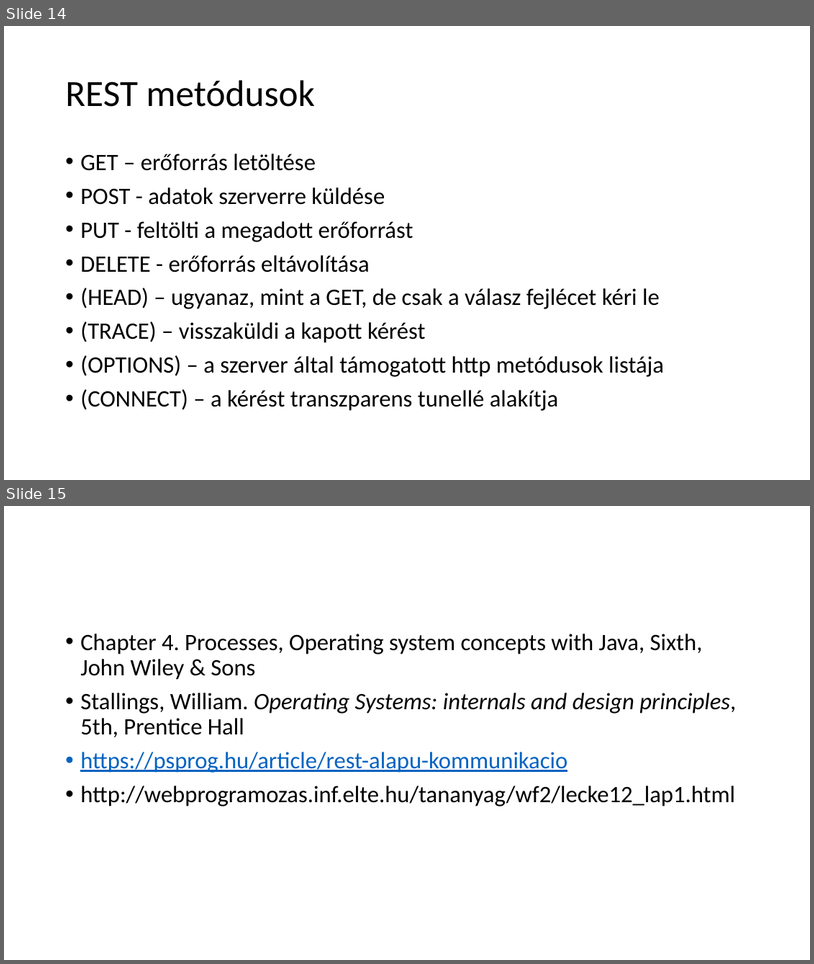
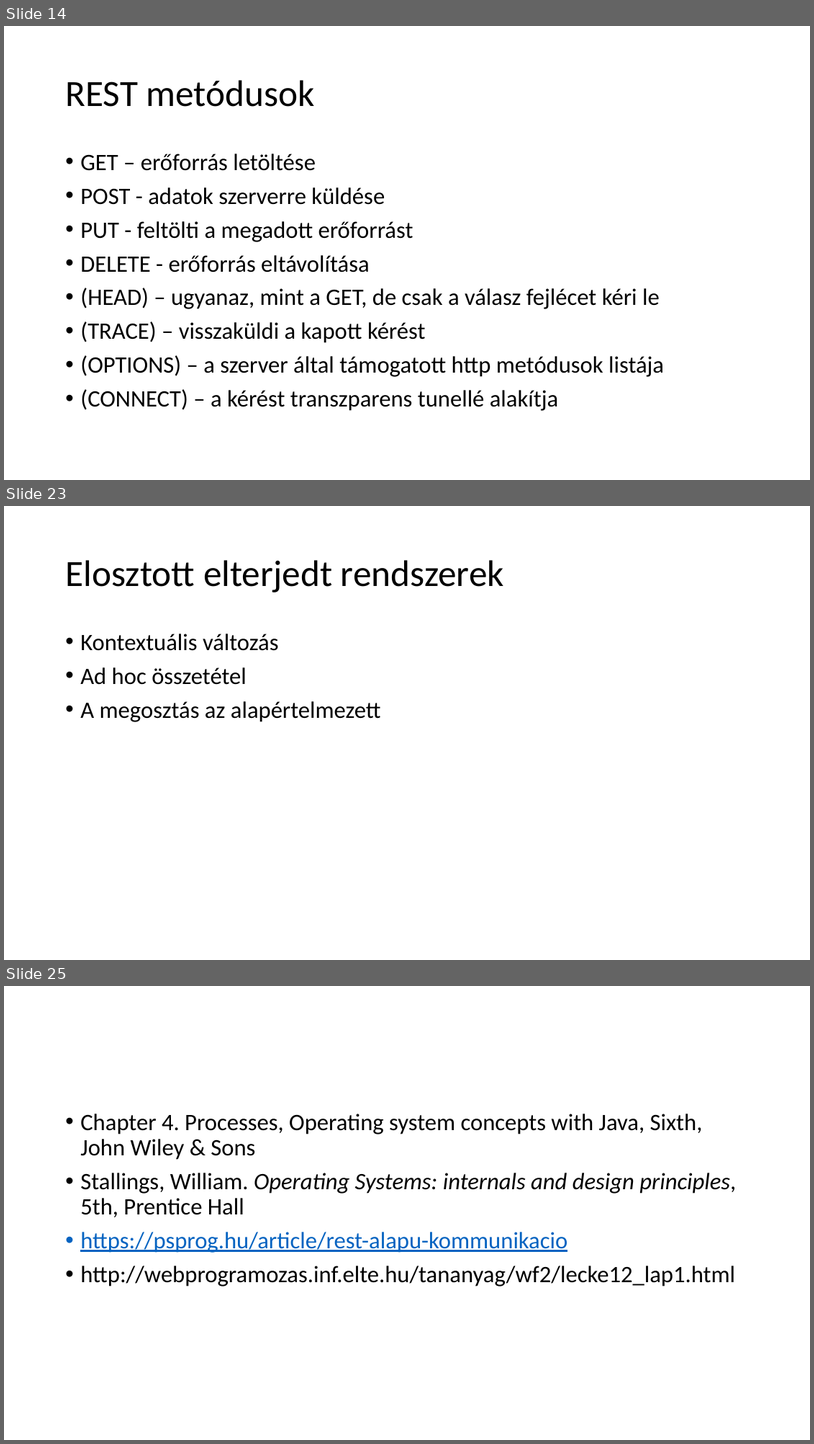
Before and after one commit to krsjakb/osztott-rendszerek-parhuzamos-programozas, a slide deck: Osztott rendszerek, párhuzamos programozás.pptx. Shown one above the other, each under a label of ours: slides 14 and 15 before the commit, slides 14, 23 and 25 after it; the slides between them are not shown. The pictures are 814x964 and 814x1444 pixels, drawn with LibreOffice and Linux fonts; fonts in the diff are those of the drawing. Boxes give left, top, right and bottom in pixels: in the first picture for what was removed or moved away, otherwise in the second. Text is boxed around its words. In the diff, an @@ line names an element or a change of style, - is before the commit and + after.

```diff
--- a/Osztott rendszerek, párhuzamos programozás.pptx
+++ b/Osztott rendszerek, párhuzamos programozás.pptx
@@ slide 23 added at [4, 506, 810, 960], background #FFFFFF @@
@@ title added at [65, 560, 504, 592], 44 pt, text #000000 @@
+Elosztott elterjedt rendszerek
@@ text added at [80, 633, 381, 722], 28 pt, text #000000 @@
+• Kontextuális változás
+• Ad hoc összetétel
+• A megosztás az alapértelmezett
@@ what was slide 15 is now slide 25 @@
```
Also in this commit, not shown: 9 other slides added.
